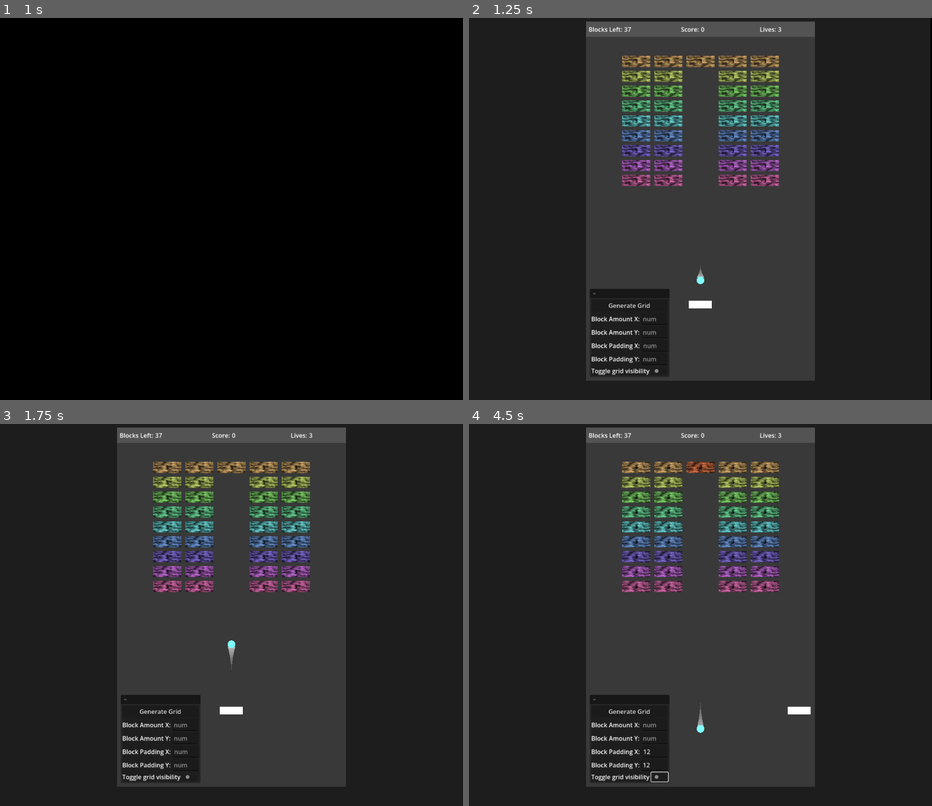
Above: before the commit, frames 1-4 (two rows, left to right).
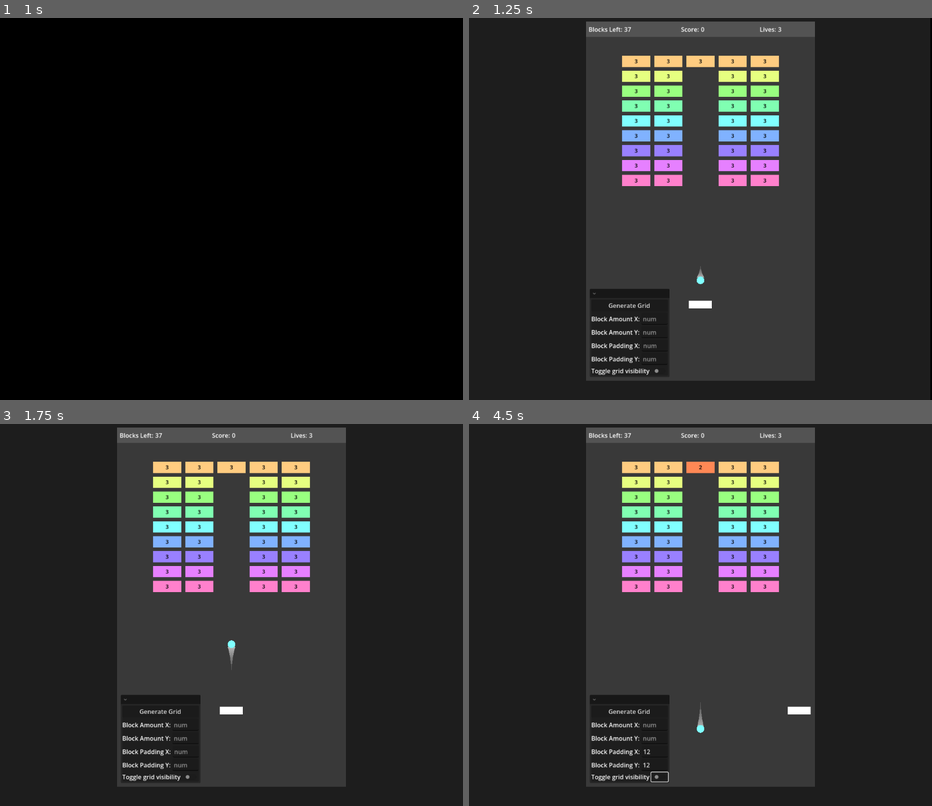
Above: after the commit, the same moments.

Repository: ProudFridge/Breakout
Game: Godot game, scene res://scenes/main_menu/main_menu.tscn
Two runs of this game, one before a commit and one after it. Both use one fixed random seed, a clock stepped at 60 frames per second and the inputs below. Sound files missing from this copy of the repository are replaced by a short silence.
Inputs (mouse positions are in pixels of both pictures, inside the frame that each line leads up to):
- Up to frame 1 (1 s): click "Start" at 0.5 s
- Up to frame 2 (1.25 s): no input
- Up to frame 3 (1.75 s): click (185, 725) at 1.27 s; type "12" at 1.35 s; click (185, 737) at 1.5 s; type "12" at 1.58 s; click (185, 752) at 1.73 s
- Up to frame 4 (4.5 s): type "12" at 1.82 s; click (654, 763) at 2.02 s; type "12" at 2.1 s; tap Enter at 2.75 s; move the mouse to (802, 595) at 2.77 s; hold D (move_right) 2.78-3.53 s; tap Shift (dash) at 2.85, 4.35 s; click (802, 595) at 2.92 s; move the mouse to (607, 634) at 3.52 s; hold Down 3.53-4.28 s; tap Alt at 3.6 s; move the mouse to (746, 530) at 4.27 s; hold D (move_right) from 4.28 s (still down)

Frame 1 is identical in both runs. In frame 2, 6.8% of the frame differs, in the area x 33-67%, y 9-45%; in frame 3, 6.8%; in frame 4, 6.9%.

Commit message:
Add hit effect when the ball hits a block

Diff:
--- a/scenes/block/block.gd
+++ b/scenes/block/block.gd
@@ -5,6 +5,10 @@
 var initialHealth: float
 var initialColor: Color
 var blockManager: BlockManager
+
+
+var effectTime: float = 0.2
+var effectScale: Vector2 = Vector2(0.7, 0.7)
 
 @onready var label: Label = $Label
 @onready var mesh: MeshInstance2D = $MeshInstance2D
@@ -25,11 +29,12 @@
 
 	# Make the color become more red as it takes damage
 	mesh.modulate = mesh.modulate.lerp(Color(1,0,0), (initialHealth - health) / initialHealth)
+	apply_hit_effects()
 
 # Sets the block's size
 func set_size(newSize: Vector2) -> void:
 	$CollisionShape2D.shape.size = newSize
-	$MeshInstance2D.scale = newSize
+	$MeshInstance2D.mesh.size = newSize
 
 # Return's the block's size
 func get_size() -> Vector2:
@@ -43,4 +48,8 @@
 	label.text = str(int(round(health)))
 
 func apply_hit_effects() -> void:
-	mesh.offset_transform_scale = Vector2(0.95, 0.95)
+	mesh.scale = effectScale
+
+	var tween: Tween = get_tree().create_tween()
+	tween.tween_property(mesh, "scale", Vector2(1,1), effectTime).set_trans(Tween.TRANS_EXPO).set_ease(Tween.EASE_OUT)
+	tween.tween_callback(func() -> void: tween.kill())
--- a/scenes/block/block.tscn
+++ b/scenes/block/block.tscn
@@ -1,27 +1,15 @@
 [gd_scene format=3 uid="uid://csx6j305eareb"]
 
 [ext_resource type="Script" uid="uid://nfq5jd1ec32a" path="res://scenes/block/block.gd" id="1_c27ow"]
-[ext_resource type="Shader" uid="uid://c5sm1o3plmmgj" path="res://shaders/block_wip.gdshader" id="1_vpped"]
 
 [sub_resource type="RectangleShape2D" id="RectangleShape2D_yksjm"]
 size = Vector2(40, 15)
-
-[sub_resource type="FastNoiseLite" id="FastNoiseLite_vpped"]
-frequency = 0.0067
-
-[sub_resource type="NoiseTexture2D" id="NoiseTexture2D_s6pia"]
-noise = SubResource("FastNoiseLite_vpped")
-seamless = true
-
-[sub_resource type="ShaderMaterial" id="ShaderMaterial_vpped"]
-shader = ExtResource("1_vpped")
-shader_parameter/noise_texture = SubResource("NoiseTexture2D_s6pia")
-shader_parameter/speed = 0.4
 
 [sub_resource type="ShaderMaterial" id="ShaderMaterial_66klm"]
 
 [sub_resource type="QuadMesh" id="QuadMesh_c27ow"]
 material = SubResource("ShaderMaterial_66klm")
+size = Vector2(45, 15)
 
 [sub_resource type="ShaderMaterial" id="ShaderMaterial_rfxuc"]
 
@@ -38,8 +26,6 @@
 shape = SubResource("RectangleShape2D_yksjm")
 
 [node name="MeshInstance2D" type="MeshInstance2D" parent="." unique_id=317730714]
-material = SubResource("ShaderMaterial_vpped")
-scale = Vector2(40, 15)
 mesh = SubResource("QuadMesh_c27ow")
 
 [node name="Label" type="Label" parent="." unique_id=732255590]
--- a/scenes/main_menu/grid_container.gd
+++ b/scenes/main_menu/grid_container.gd
@@ -1,6 +1,6 @@
 extends VBoxContainer
 
-var totalTime: float = 0.3
+var totalTime: float = 0.15
 var trans: Tween.TransitionType = Tween.TRANS_EXPO
 
 # Called when the node enters the scene tree for the first time.
@@ -24,4 +24,4 @@
 
 		button.button_up.connect(func() -> void:
 			tween = get_tree().create_tween()
-			tween.tween_property(button, "offset_transform_scale", Vector2(1,1), totalTime / 2).set_trans(trans).set_ease(Tween.EASE_OUT))
+			tween.tween_property(button, "offset_transform_scale", Vector2(1,1), totalTime).set_trans(trans).set_ease(Tween.EASE_OUT))
